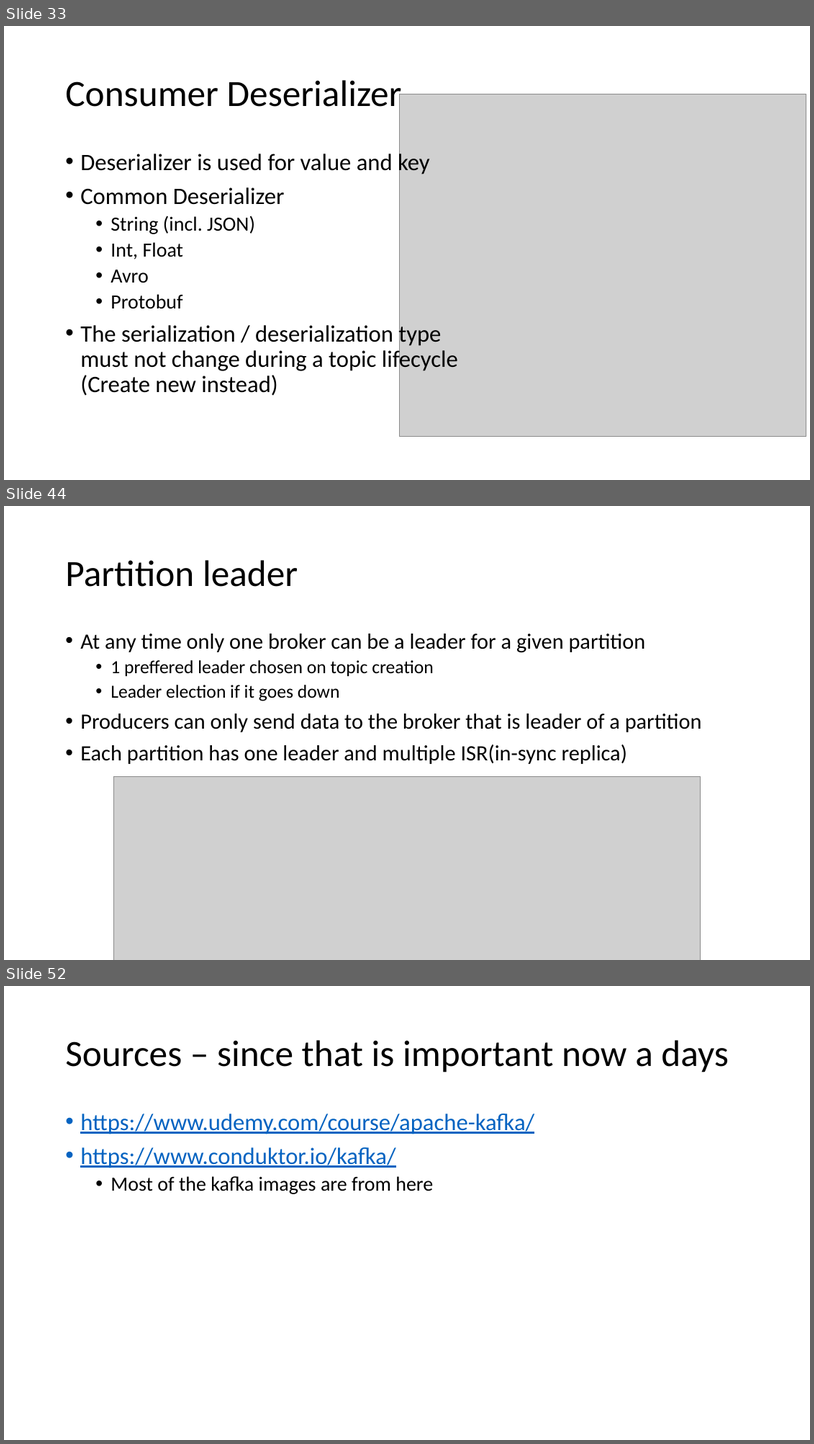
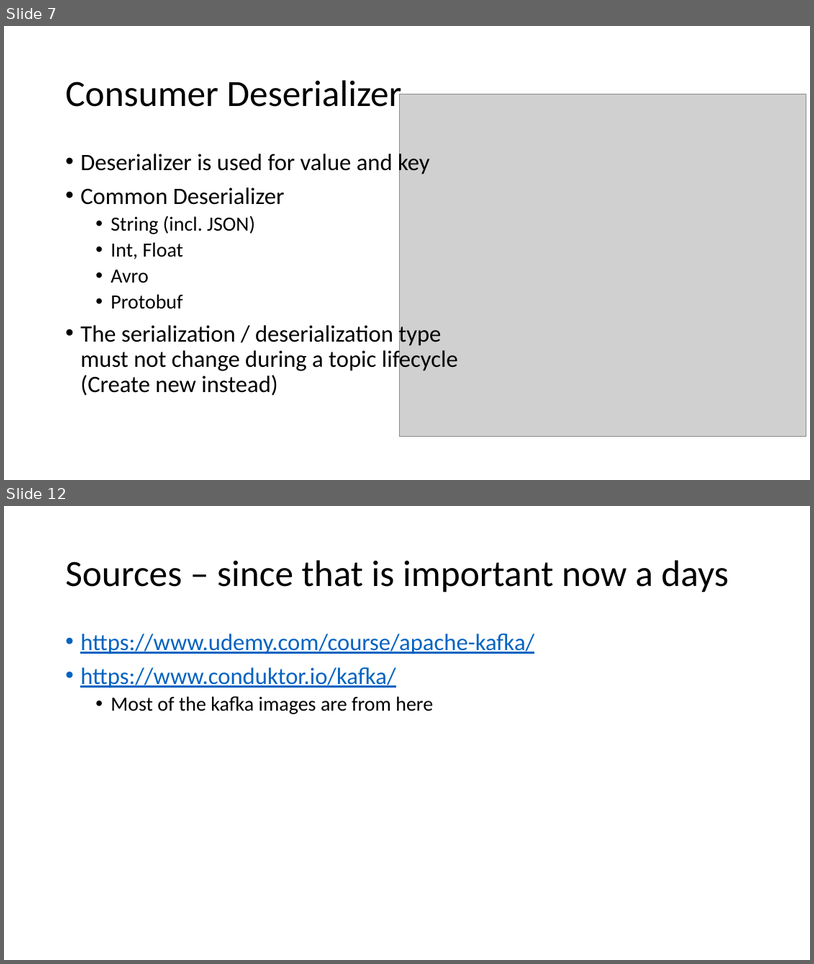
Before and after one commit to fortedigital/cg-kafka, a slide deck: workshop2/Kafka - 102.pptx. Shown one above the other, each under a label of ours: slides 33, 44 and 52 before the commit, slides 7 and 12 after it; the slides between them are not shown. The pictures are 814x1444 and 814x964 pixels, drawn with LibreOffice and Linux fonts; fonts in the diff are those of the drawing; grey boxes stand for pictures. Boxes give left, top, right and bottom in pixels: in the first picture for what was removed or moved away, otherwise in the second. Text is boxed around its words. In the diff, an @@ line names an element or a change of style, - is before the commit and + after.

Commit message:
consume produce wikimedia

```diff
--- a/workshop2/Kafka - 102.pptx
+++ b/workshop2/Kafka - 102.pptx
@@ slide 44 removed at (x1=4, y1=506, x2=810, y2=960), background #FFFFFF @@
@@ title removed at (x1=65, y1=560, x2=298, y2=587) @@
-Partition leader
@@ text removed at (x1=80, y1=633, x2=702, y2=764) @@
-• At any time only one broker can be a leader for a given partition
-  • 1 preffered leader chosen on topic creation
-  • Leader election if it goes down
-• Producers can only send data to the broker that is leader of a partition
-• Each partition has one leader and multiple ISR(in-sync replica)
@@ picture removed at (x1=114, y1=777, x2=700, y2=960) @@
@@ what was slide 33 is now slide 7 @@
@@ what was slide 52 is now slide 12 @@
```
Also in this commit, not shown: 3 slides changed, 3 slides added, 42 other slides removed, 11 other files.
